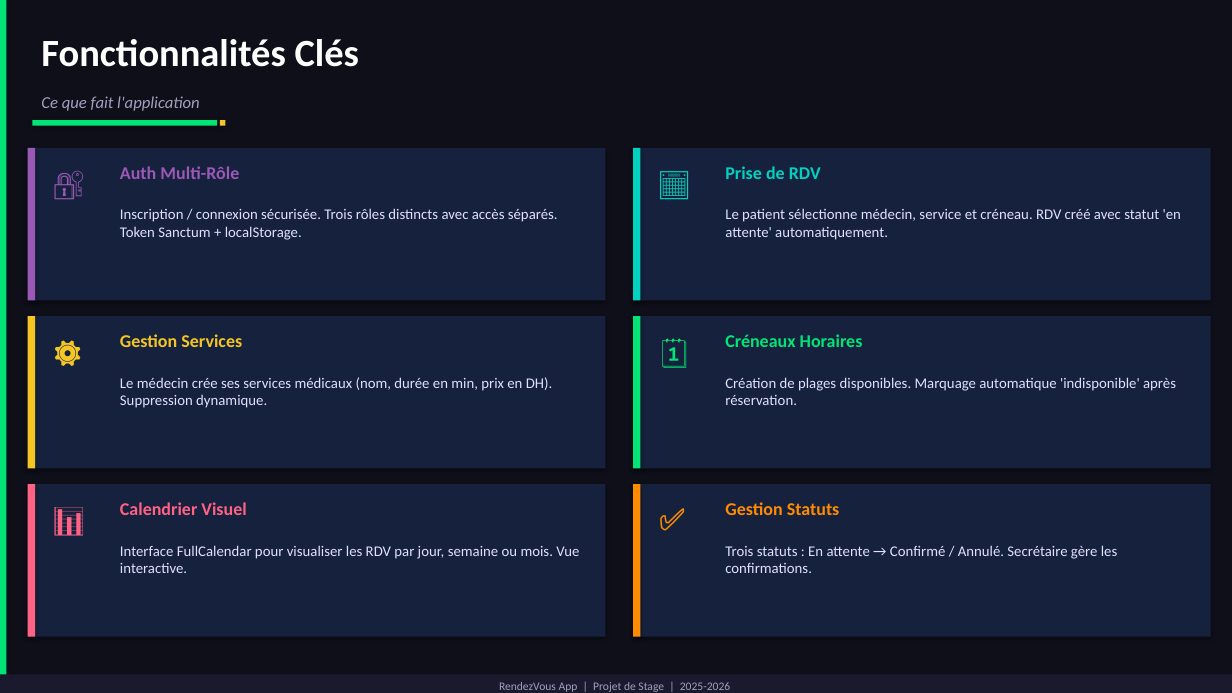
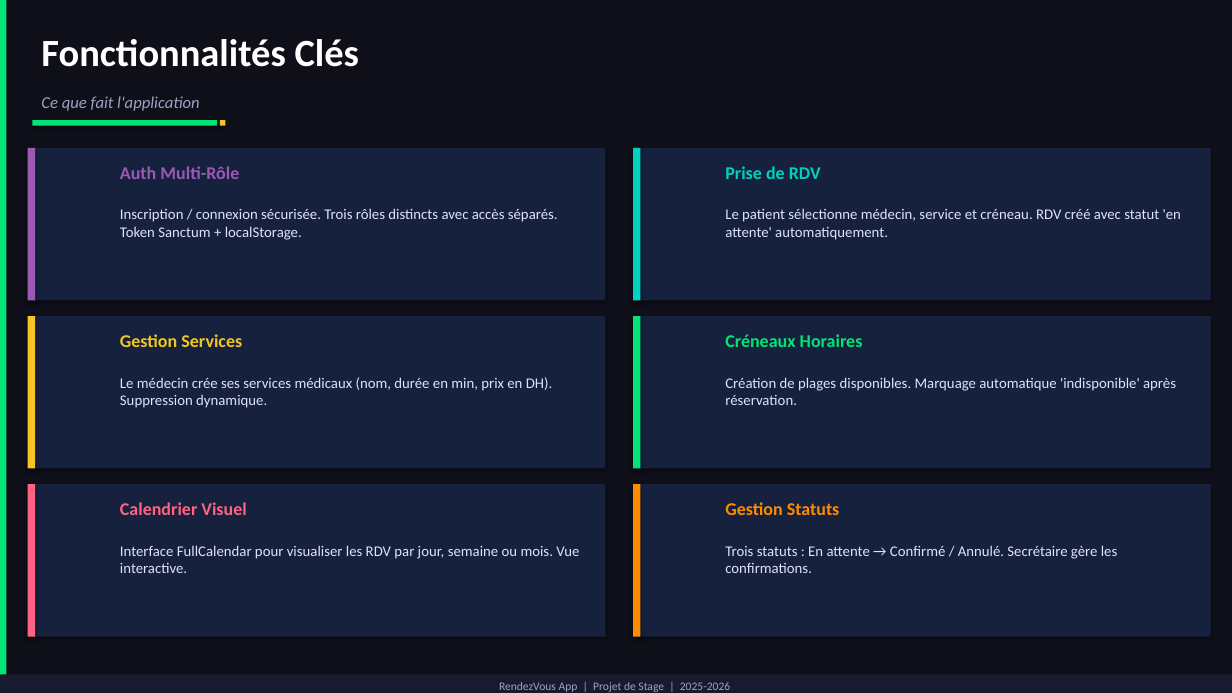
Before and after one commit to Milad-css/Rendezvous_medecin, a slide deck: slide 7 of Project/RendezVousApp_Presentation_Stage.pptx. Drawn at 1232x693 pixels with LibreOffice and Linux fonts; fonts in the diff are those of the drawing. Boxes give left, top, right and bottom in pixels: in the first picture for what was removed or moved away, otherwise in the second. Text is boxed around its words. In the diff, an @@ line names an element or a change of style, - is before the commit and + after.

```diff
--- a/Project/RendezVousApp_Presentation_Stage.pptx
+++ b/Project/RendezVousApp_Presentation_Stage.pptx
@@ text removed at <box>44,159,104,214</box> @@
-🔐
@@ text removed at <box>650,159,710,214</box> @@
-📅
@@ text removed at <box>44,327,104,383</box> @@
-⚙️
@@ text removed at <box>650,327,710,383</box> @@
-🗓
@@ text removed at <box>44,495,104,551</box> @@
-📊
@@ text removed at <box>650,495,710,551</box> @@
-✅
```
Also in this commit, not shown: 1 other slide changed, 1 slide removed, 15 other files.
